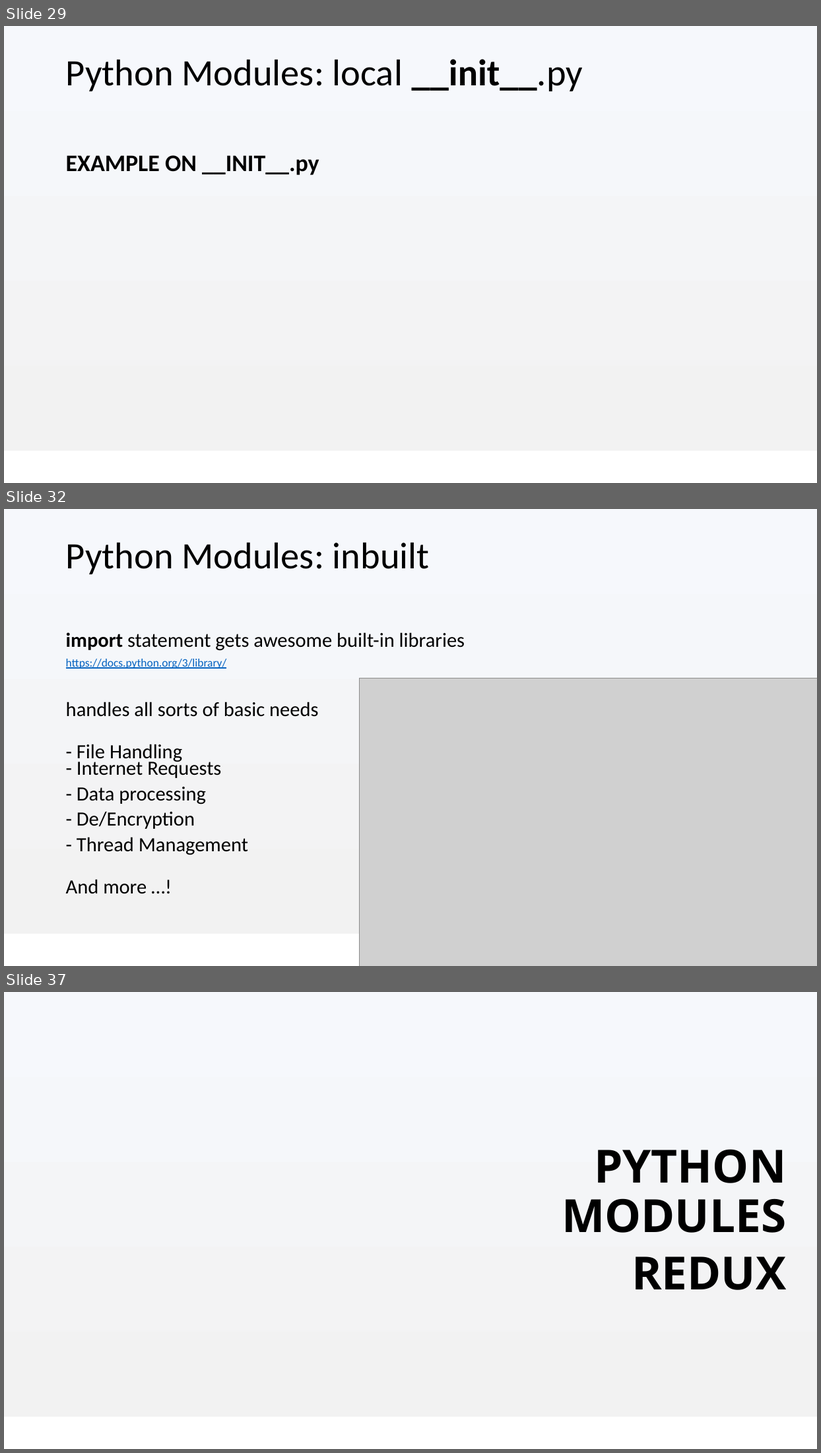
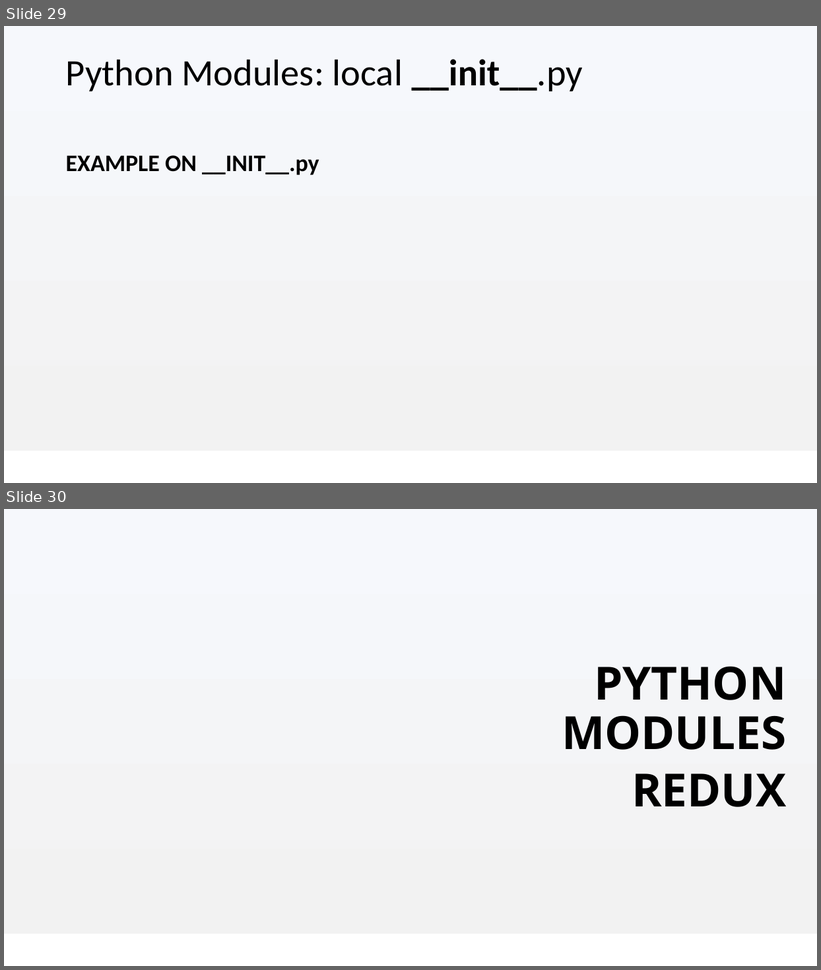
Before and after one commit to Anthony-Mckale/talks-presentations, a slide deck: academy/02-programming/03-Python-Programming-beyond-basics.pptx. Shown one above the other, each under a label of ours: slides 29, 32 and 37 before the commit, slides 29 and 30 after it; the slides between them are not shown. The pictures are 821x1453 and 821x970 pixels, drawn with LibreOffice and Linux fonts; fonts in the diff are those of the drawing; grey boxes stand for pictures; background and template pictures are left out. Boxes give left, top, right and bottom in pixels: in the first picture for what was removed or moved away, otherwise in the second. Text is boxed around its words. In the diff, an @@ line names an element or a change of style, - is before the commit and + after.

```diff
--- a/academy/02-programming/03-Python-Programming-beyond-basics.pptx
+++ b/academy/02-programming/03-Python-Programming-beyond-basics.pptx
@@ slide 32 removed at (x1=4, y1=509, x2=817, y2=966), background #FFFFFF; not listed: 1 template element that a slide beside it also shows @@
@@ title removed at (x1=66, y1=542, x2=430, y2=574) @@
-Python Modules: inbuilt
@@ text removed at (x1=66, y1=632, x2=465, y2=894) @@
-import statement gets awesome built-in libraries
-https://docs.python.org/3/library/
-handles all sorts of basic needs
-- File Handling
-- Internet Requests
-- Data processing
-- De/Encryption
-- Thread Management
-And more …!
@@ picture removed at (x1=360, y1=679, x2=817, y2=966) @@
@@ what was slide 37 is now slide 30 @@
```
Also in this commit, not shown: 2 slides changed, 6 other slides removed, 24 other files.
